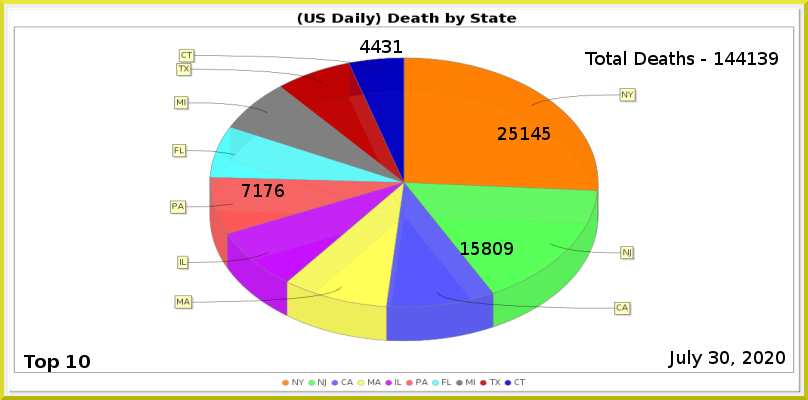
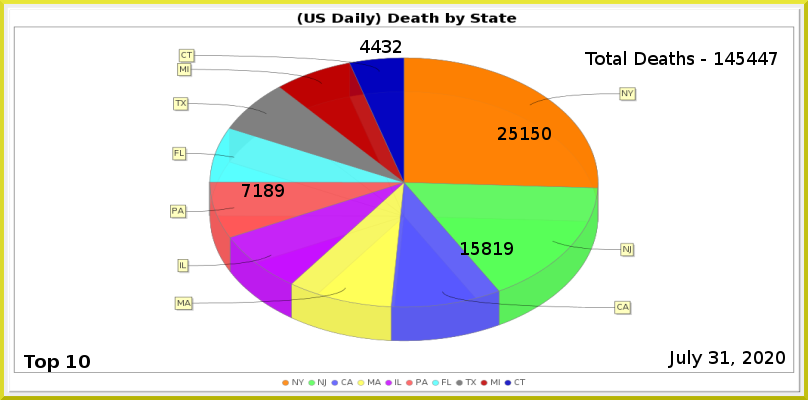
Two versions of the same layered image (808×400). Layer-by-layer changes:
painted on "Least" over (393, 40, 402, 53)
painted on "PA" over (264, 184, 284, 197)
painted on "NJ" over (493, 242, 502, 255)
painted on "NY" over (531, 127, 551, 140)
renamed "Total Deaths - 144139" to "Total Deaths - 145447", painted on it over (736, 52, 778, 65)
painted on "Current Date" over (720, 351, 729, 364)
painted on "Death_by_State.png" over (169, 48, 637, 386)
